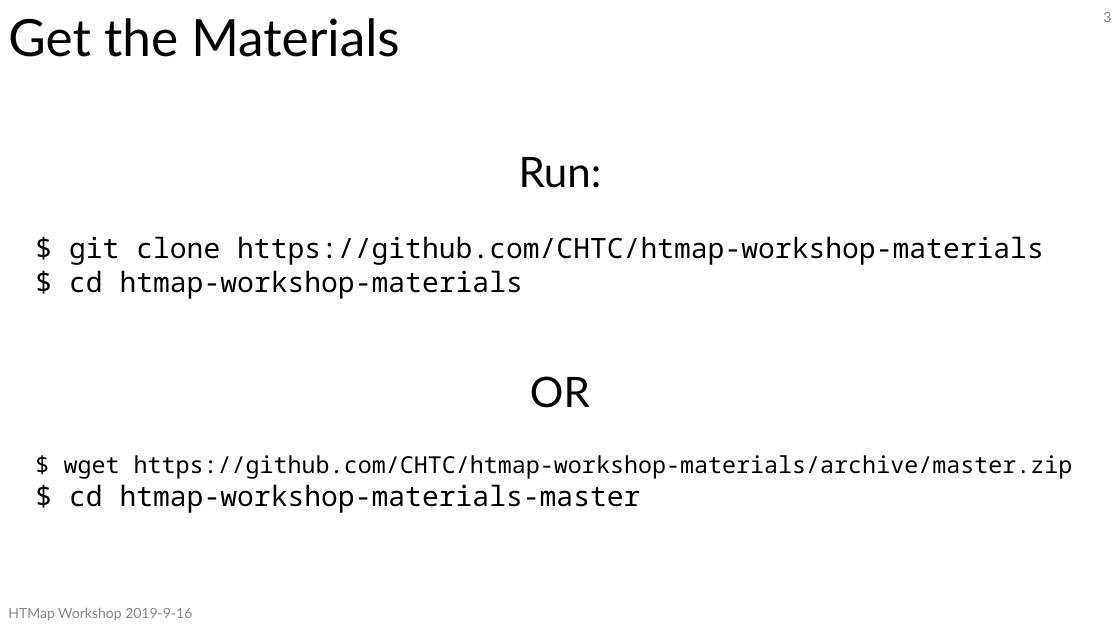
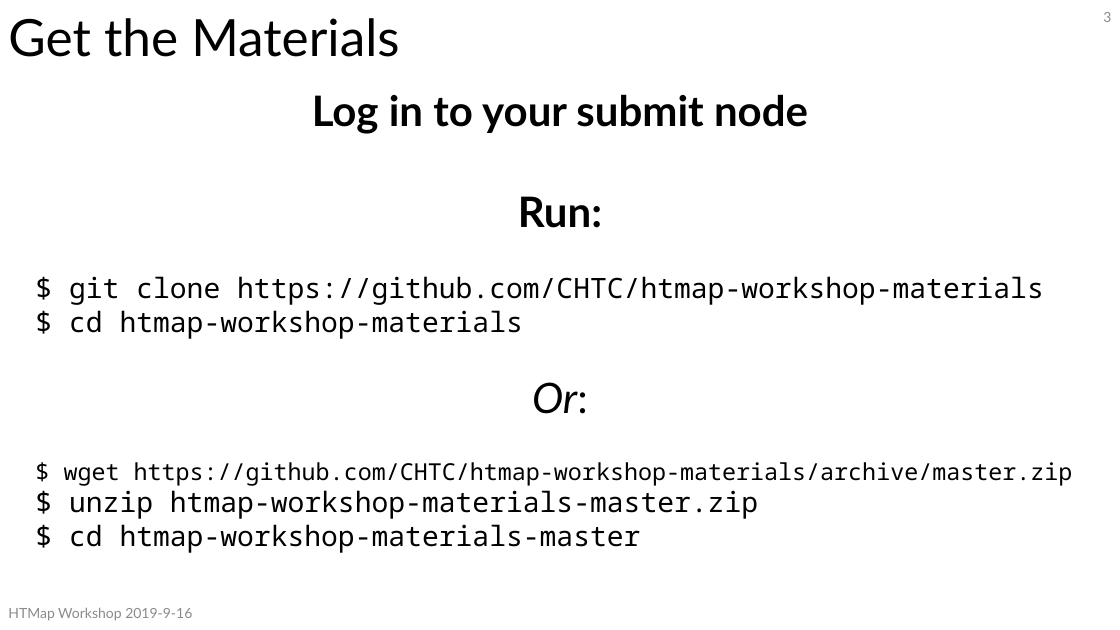
Before and after one commit to CHTC/htmap-workshop-materials, a slide deck: slide 3 of slides/HTMapWorkshop.pptx. Drawn at 1120x630 pixels with LibreOffice and Linux fonts; fonts in the diff are those of the drawing. Boxes give left, top, right and bottom in pixels: in the first picture for what was removed or moved away, otherwise in the second. Text is boxed around its words. In the diff, an @@ line names an element or a change of style, - is before the commit and + after.

Commit message:
move files around, small tweaks to slides

```diff
--- a/slides/HTMapWorkshop.pptx
+++ b/slides/HTMapWorkshop.pptx
@@ text "Log in to your submit ...": place and size @@
-text "Log in to your submit ..." at <box>64,157,1073,513</box>
+text "Log in to your submit ..." at <box>64,94,1073,553</box>
@@ text at <box>312,94,808,134</box>: paragraph added @@
+Log in to your submit node
@@ text at <box>518,196,602,228</box>: bold on in "Run:" @@
@@ text at <box>532,382,588,414</box>: text changed; italic on @@
-OR
+Or:
@@ text at <box>69,490,758,519</box>: paragraph added @@
+$ unzip htmap-workshop-materials-master.zip
```
Also in this commit, not shown: 2 other files.
